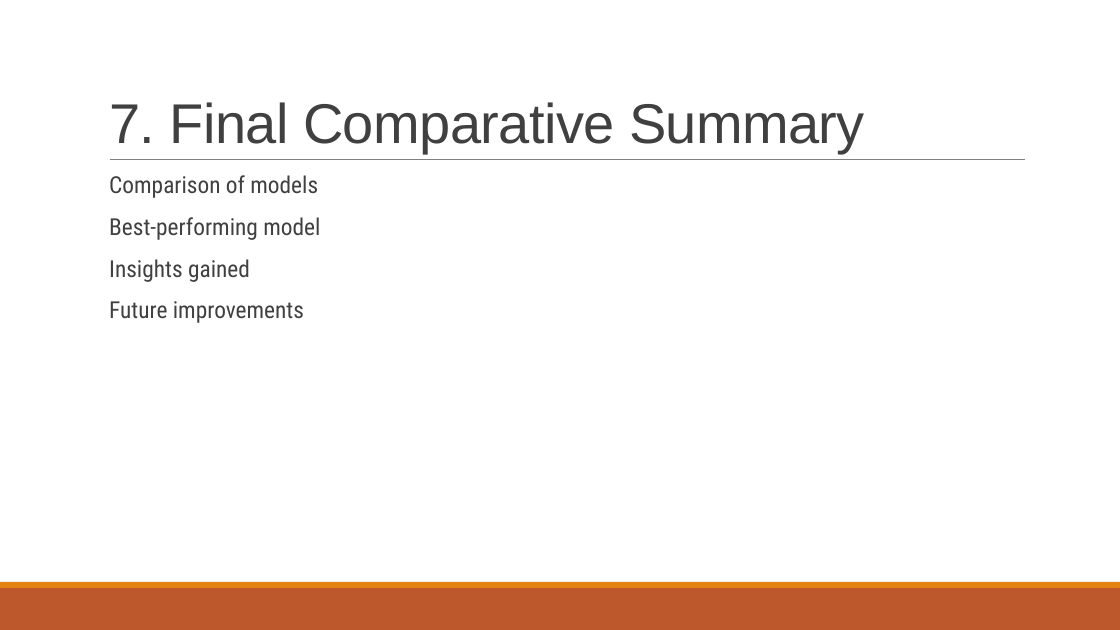
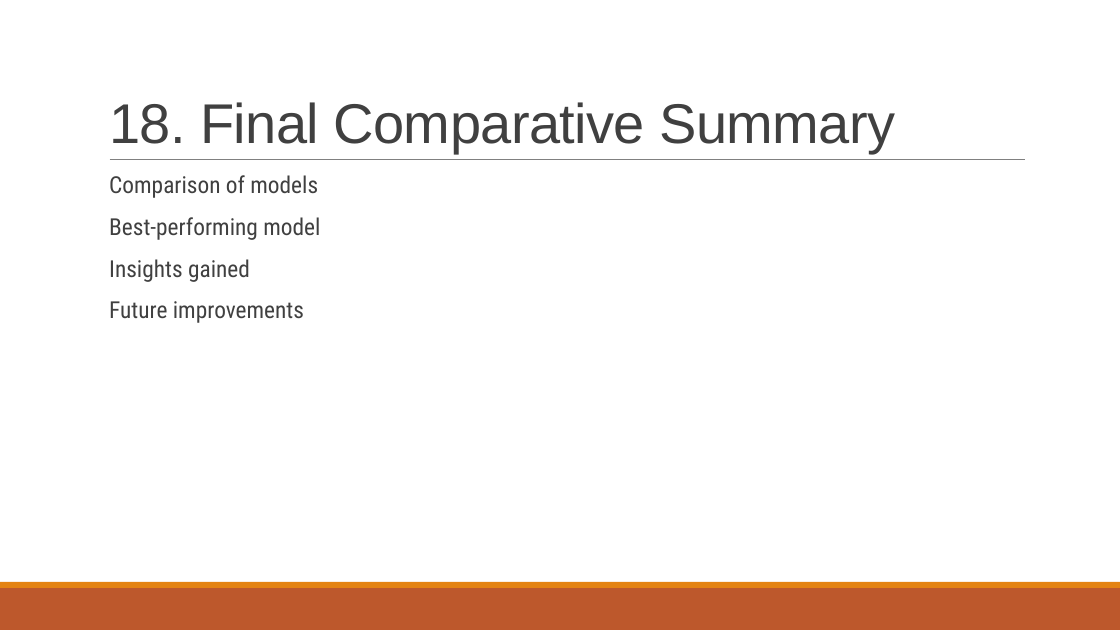
Before and after one commit to akay6483/mmml-ecommerce, a slide deck: slide 19 of docs/23CSE301_A8.pptx. Drawn at 1120x630 pixels with LibreOffice and Linux fonts; fonts in the diff are those of the drawing; background and template pictures are left out. Boxes give left, top, right and bottom in pixels: in the first picture for what was removed or moved away, otherwise in the second. Text is boxed around its words. In the diff, an @@ line names an element or a change of style, - is before the commit and + after.

```diff
--- a/docs/23CSE301_A8.pptx
+++ b/docs/23CSE301_A8.pptx
@@ title at (x1=109, y1=102, x2=896, y2=153): text changed @@
-7. Final Comparative Summary
+18. Final Comparative Summary
```
Also in this commit, not shown: 12 other slides changed, 1 other file.
